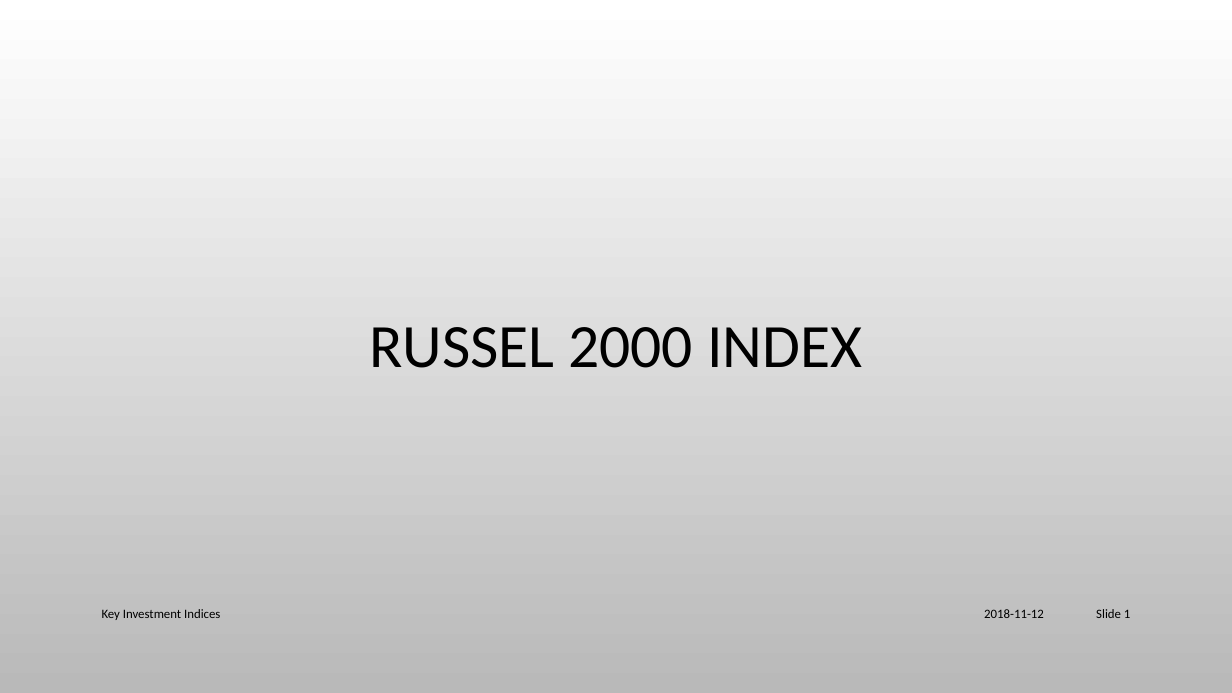
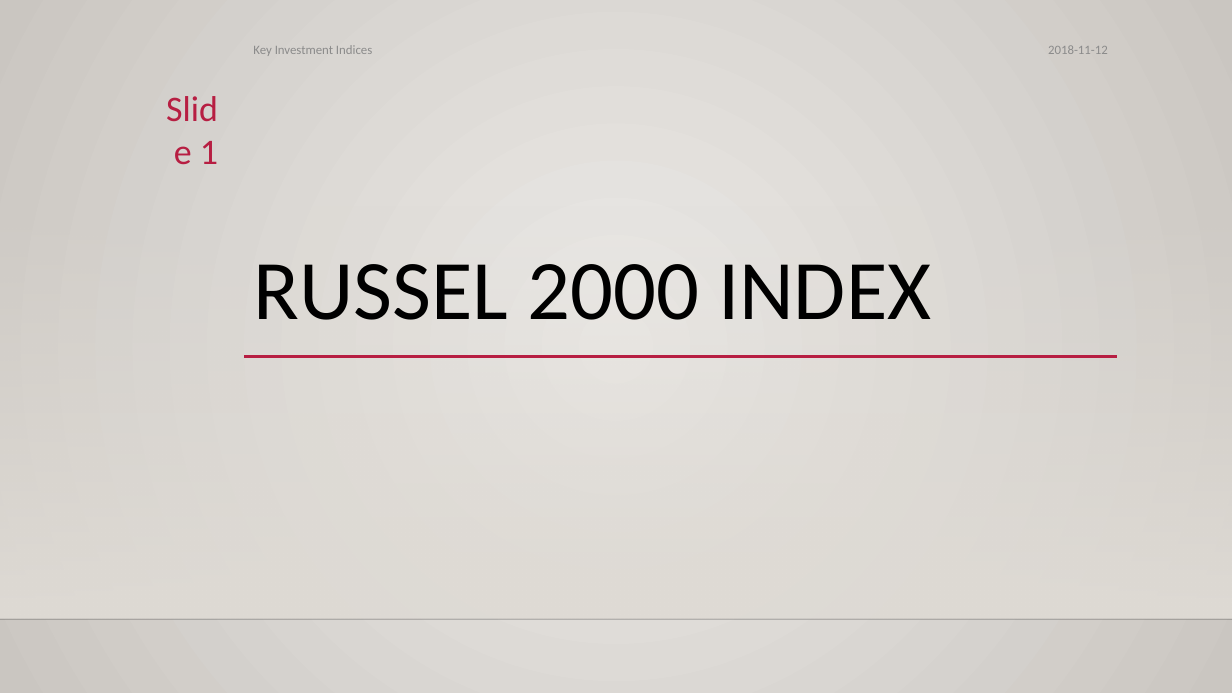
Before and after one commit to Gracewj/615-officer-, a slide deck: slide 2 of russel2000.pptx. Drawn at 1232x693 pixels with LibreOffice and Linux fonts; fonts in the diff are those of the drawing; background and template pictures are left out. Boxes give left, top, right and bottom in pixels: in the first picture for what was removed or moved away, otherwise in the second. Text is boxed around its words. In the diff, an @@ line names an element or a change of style, - is before the commit and + after.

```diff
--- a/russel2000.pptx
+++ b/russel2000.pptx
@@ background picture (left out) to gradient #ECEAE7 to #CAC7C1 @@
@@ text "Key Investment Indices" at (x1=253, y1=45, x2=372, y2=56): text colour #000000 to #8C8C8C @@
@@ text "Key Investment Indices" moved from (x1=102, y1=609, x2=220, y2=620) to (x1=253, y1=45, x2=372, y2=56) @@
@@ text "2018-11-12" moved from (x1=984, y1=609, x2=1044, y2=618) to (x1=1048, y1=45, x2=1108, y2=54) @@
@@ text "2018-11-12" at (x1=1048, y1=45, x2=1108, y2=54): text colour #000000 to #8C8C8C @@
@@ text "Slide 1" moved from (x1=1096, y1=609, x2=1130, y2=618) to (x1=200, y1=141, x2=218, y2=164) @@
@@ text "Slide 1" at (x1=200, y1=141, x2=218, y2=164): size 10 to 28 pt, text colour #000000 to #B71E42; vertical alignment middle to top @@
@@ title "RUSSEL 2000 INDEX" moved from (x1=369, y1=327, x2=862, y2=368) to (x1=254, y1=264, x2=931, y2=320) @@
@@ title "RUSSEL 2000 INDEX" at (x1=254, y1=264, x2=931, y2=320): size 48 to 66 pt; alignment centre to left @@
@@ rectangle added at (x1=0, y1=204, x2=1232, y2=619), fill gradient #DFDBD5 @@
@@ line added from (244, 357) to (1117, 357), #B71E42 2.5 pt @@
@@ line added from (0, 619) to (1232, 619), #000001 1 pt @@
```
Also in this commit, not shown: 2 other slides changed, 3 slides added, 2 slides removed, 4 other files.
